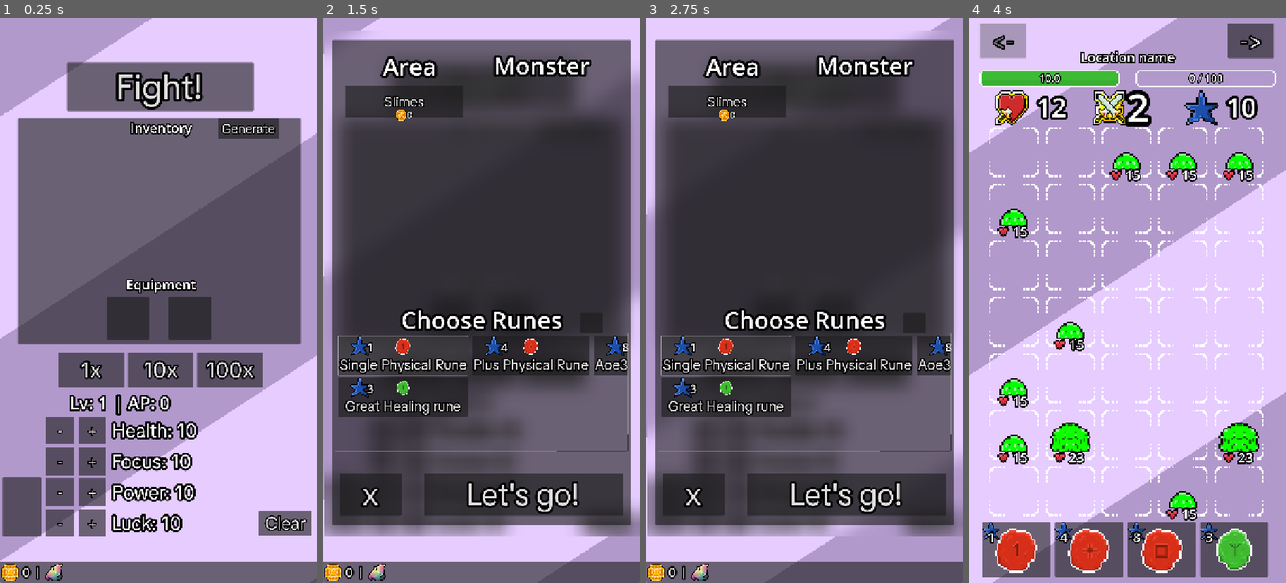
Above: before the commit, frames 1-4 (left to right).
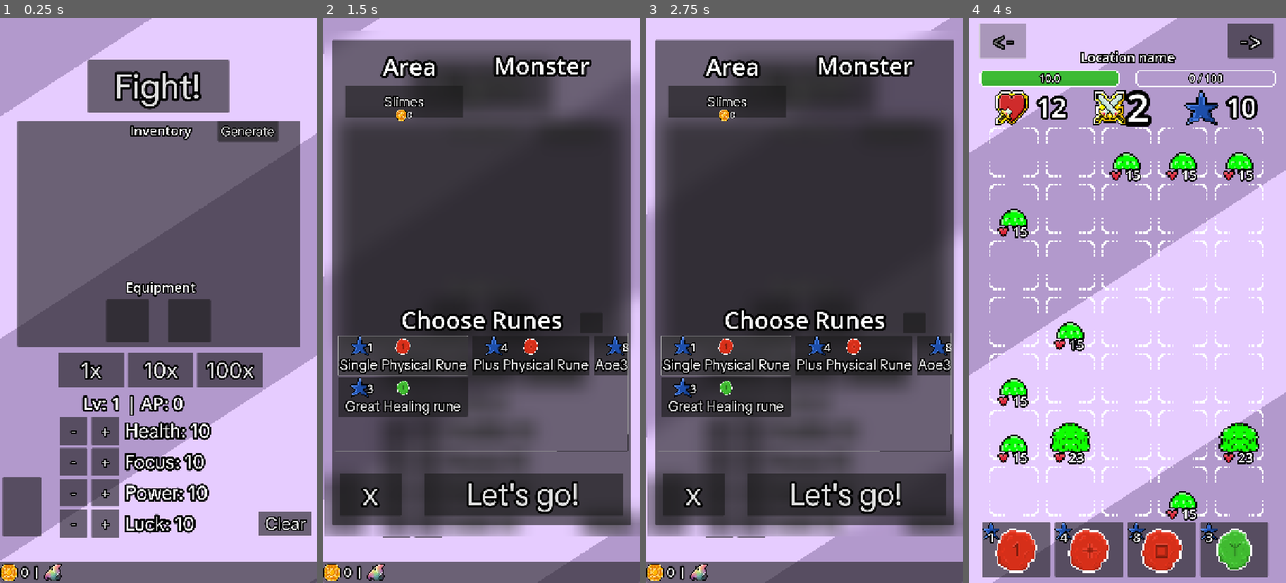
Above: after the commit, the same moments.

Repository: Nano95/project_RUNES
Game: Godot game, scene res://Scenes/Main.tscn
Same seed, same stepped clock (60 frames per second), same inputs: the game is played once before the commit and once after it.
Inputs:
- Up to frame 1 (0.25 s): no input
- Up to frame 2 (1.5 s): click "Fight!" at 0.5 s; click "Single Physical Rune" at 1.25 s
- Up to frame 3 (2.75 s): click "Single Physical Rune" at 2 s
- Up to frame 4 (4 s): click "Let's go!" at 2.75 s; click "<-" at 3.5 s

The runs differ from the first frame. In frame 1, 11% of the frame differs, in the area x 0-99%, y 7-100%; in frame 2, 1.5%; in frame 3, 1.6%; in frame 4, nothing differs.

Commit message:
responsive for users

Diff:
--- a/Scenes/GameController.tscn
+++ b/Scenes/GameController.tscn
@@ -9,7 +9,9 @@
 [ext_resource type="PackedScene" uid="uid://d2g2e823fkk04" path="res://Scenes/RuneAnimation.tscn" id="5_n0sx1"]
 [ext_resource type="PackedScene" uid="uid://dsw781t07yq02" path="res://Scenes/FloatingLabel.tscn" id="6_ie14q"]
 
-[node name="GameController" type="Node2D" node_paths=PackedStringArray("escape_timer")]
+[node name="GameController" type="Control" node_paths=PackedStringArray("escape_timer")]
+layout_mode = 3
+anchors_preset = 0
 script = ExtResource("1_fyej0")
 status_message = ExtResource("2_7fjnr")
 monster_instance = ExtResource("2_gbhfg")
--- a/Scenes/MainMenu.tscn
+++ b/Scenes/MainMenu.tscn
@@ -68,17 +68,19 @@
 
 [node name="StartButton" type="Button" parent="."]
 layout_mode = 1
-anchors_preset = 14
+anchors_preset = 8
+anchor_left = 0.5
 anchor_top = 0.5
-anchor_right = 1.0
+anchor_right = 0.5
 anchor_bottom = 0.5
-offset_left = 151.99998
-offset_top = -539.0
-offset_right = -38.0
-offset_bottom = -401.0
+offset_left = -200.0
+offset_top = -560.0
+offset_right = 200.0
+offset_bottom = -409.99997
 grow_horizontal = 2
 grow_vertical = 2
 scale = Vector2(0.8, 0.8)
+pivot_offset = Vector2(200, 75)
 theme_override_constants/outline_size = 30
 theme_override_fonts/font = ExtResource("2_ghw46")
 theme_override_font_sizes/font_size = 100
@@ -86,12 +88,11 @@
 
 [node name="StatsContainer" type="Control" parent="."]
 layout_mode = 1
-anchors_preset = 14
+anchors_preset = 8
+anchor_left = 0.5
 anchor_top = 0.5
-anchor_right = 1.0
+anchor_right = 0.5
 anchor_bottom = 0.5
-offset_top = -1.0
-offset_bottom = -1.0
 grow_horizontal = 2
 grow_vertical = 2
 
@@ -167,7 +168,9 @@
 
 [node name="Labels" type="Control" parent="StatsContainer"]
 anchors_preset = 0
+offset_left = -330.0
 offset_top = 236.0
+offset_right = -330.0
 offset_bottom = 236.0
 
 [node name="LvLabel" parent="StatsContainer/Labels" instance=ExtResource("4_df05h")]
@@ -365,19 +368,28 @@
 
 [node name="Equipment" type="Control" parent="."]
 layout_mode = 1
-anchors_preset = 14
+anchors_preset = 8
+anchor_left = 0.5
 anchor_top = 0.5
-anchor_right = 1.0
+anchor_right = 0.5
 anchor_bottom = 0.5
 grow_horizontal = 2
 grow_vertical = 2
 
 [node name="Panel" type="Panel" parent="Equipment"]
-layout_mode = 0
-offset_left = 40.0
-offset_top = -413.0
-offset_right = 683.0
-offset_bottom = 99.0
+layout_mode = 1
+anchors_preset = 8
+anchor_left = 0.5
+anchor_top = 0.5
+anchor_right = 0.5
+anchor_bottom = 0.5
+offset_left = -321.5
+offset_top = -407.0
+offset_right = 321.5
+offset_bottom = 105.0
+grow_horizontal = 2
+grow_vertical = 2
+pivot_offset = Vector2(324, 256)
 
 [node name="Inventory" type="Control" parent="Equipment/Panel"]
 anchors_preset = 0
@@ -494,11 +506,15 @@
 grow_vertical = 2
 
 [node name="RichTextLabel" type="RichTextLabel" parent="BottomInfoPanel/Panel"]
-layout_mode = 0
-offset_left = 3.0
-offset_top = 5.0
-offset_right = 723.0
-offset_bottom = 49.0
+layout_mode = 1
+anchors_preset = 14
+anchor_top = 0.5
+anchor_right = 1.0
+anchor_bottom = 0.5
+offset_top = -19.5
+offset_bottom = 20.5
+grow_horizontal = 2
+grow_vertical = 2
 theme_override_constants/outline_size = 15
 theme_override_fonts/normal_font = ExtResource("2_ghw46")
 theme_override_font_sizes/normal_font_size = 30
--- a/Scripts/GameController.gd
+++ b/Scripts/GameController.gd
@@ -1,4 +1,4 @@
-extends Node2D
+extends Control
 class_name GameController
 
 @export var status_message:PackedScene
--- a/project.godot
+++ b/project.godot
@@ -28,8 +28,8 @@
 window/size/viewport_width=720
 window/size/viewport_height=1280
 window/size/initial_position_type=0
-window/size/window_width_override=540
-window/size/window_height_override=960
+window/size/window_width_override=480
+window/size/window_height_override=900
 window/stretch/mode="canvas_items"
 window/stretch/aspect="expand"
 window/handheld/orientation=1
